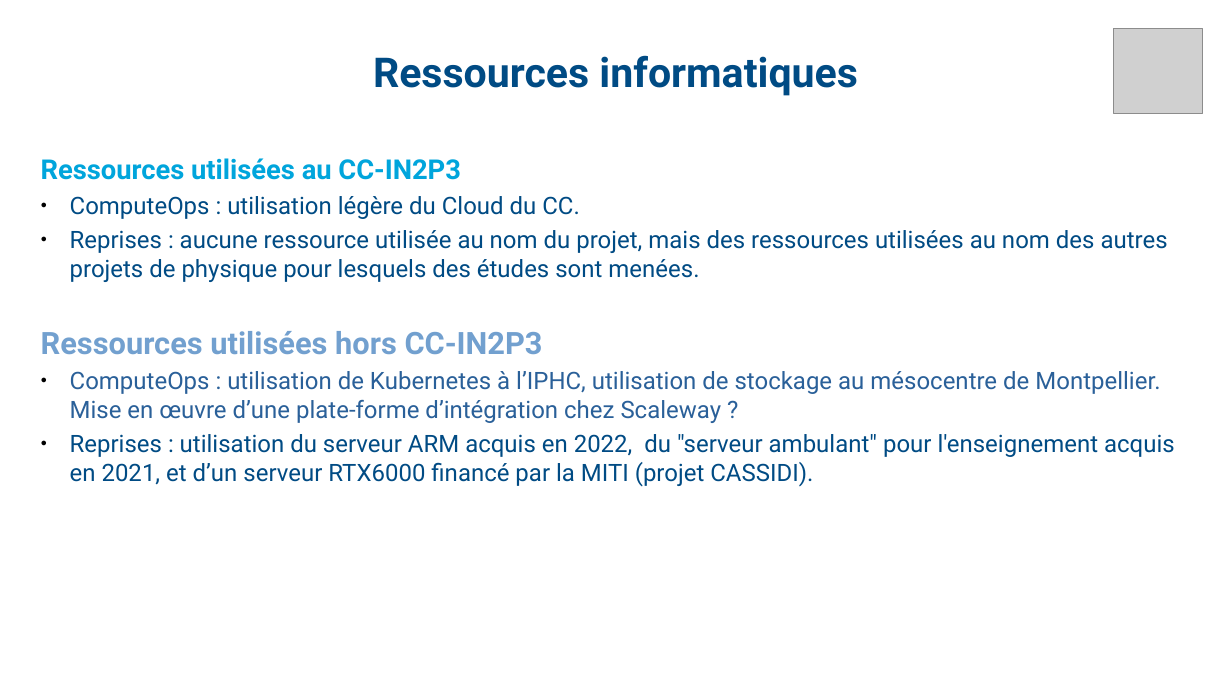
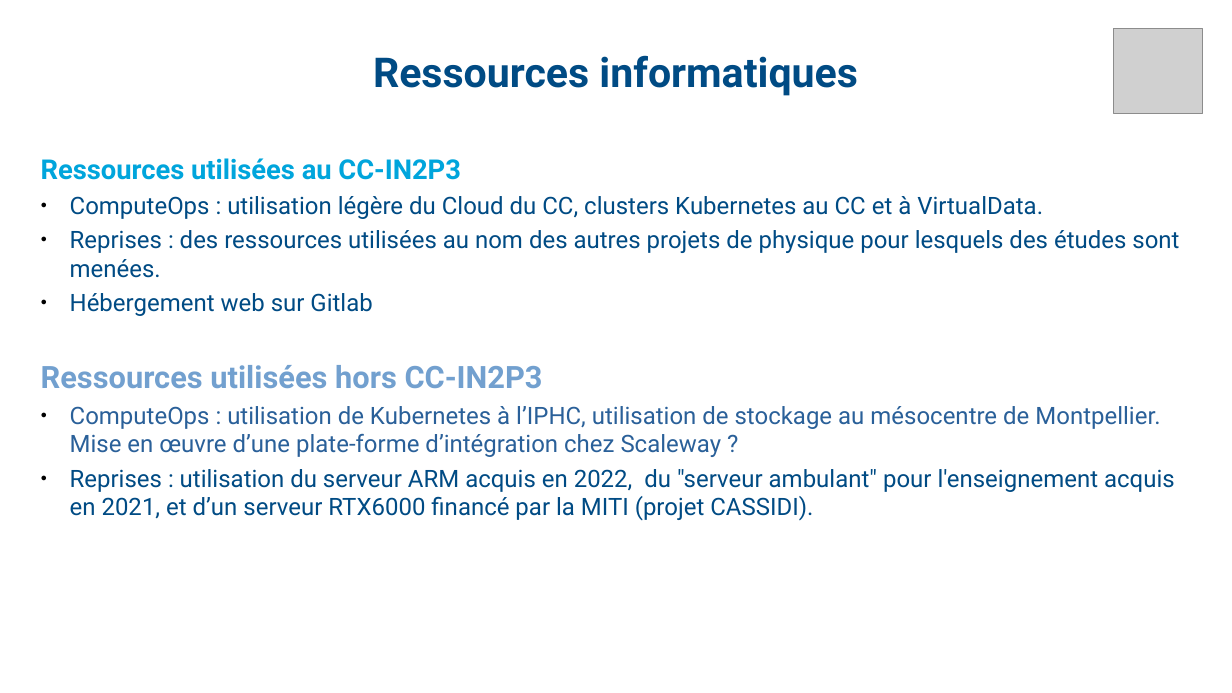
Before and after one commit to fjammes/misc, a slide deck: slide 10 of decalog/decalog-entretien-2024.odp. Drawn at 1232x693 pixels with LibreOffice and Linux fonts; fonts in the diff are those of the drawing; grey boxes stand for pictures. Boxes give left, top, right and bottom in pixels: in the first picture for what was removed or moved away, otherwise in the second. Text is boxed around its words. In the diff, an @@ line names an element or a change of style, - is before the commit and + after.

```diff
--- a/decalog/decalog-entretien-2024.odp
+++ b/decalog/decalog-entretien-2024.odp
@@ text at [70,196,1179,316]: text changed @@
-● ComputeOps : utilisation légère du Cloud du CC.
-● Reprises : aucune ressource utilisée au nom du projet, mais des ressources utilisées au nom des autres projets de physique pour lesquels des études sont menées.
+● ComputeOps : utilisation légère du Cloud du CC, clusters Kubernetes au CC et à VirtualData.
+● Reprises : des ressources utilisées au nom des autres projets de physique pour lesquels des études sont menées.
+● Hébergement web sur Gitlab
```
Also in this commit, not shown: 14 other slides changed, 3 other files.
